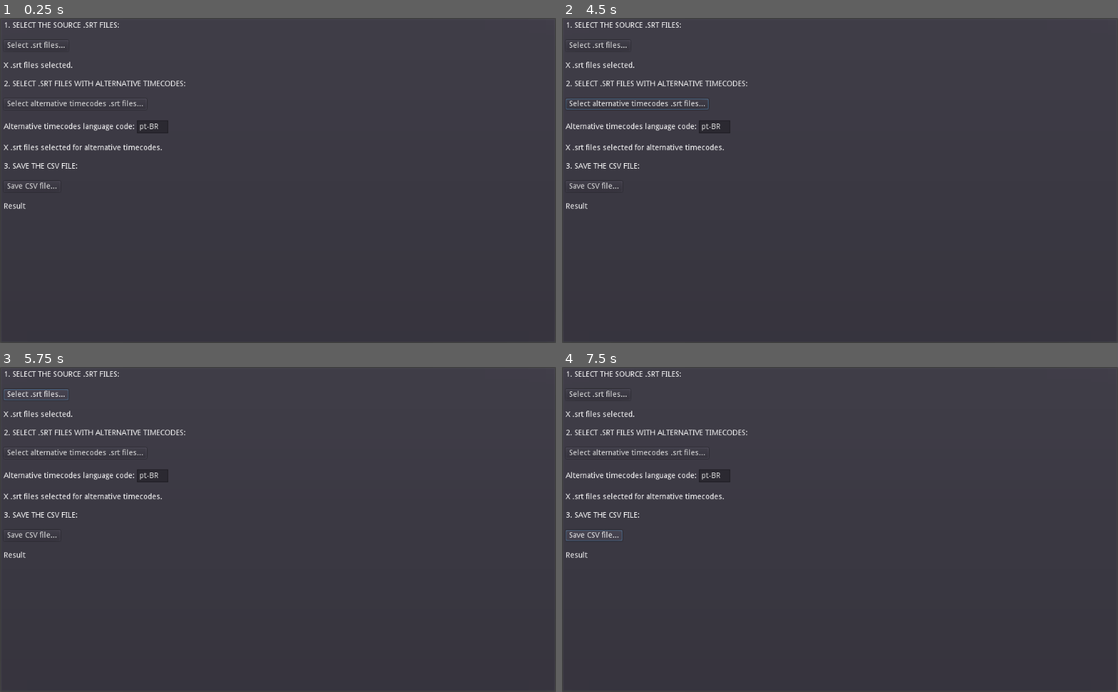
Above: before the commit, frames 1-4 (two rows, left to right).
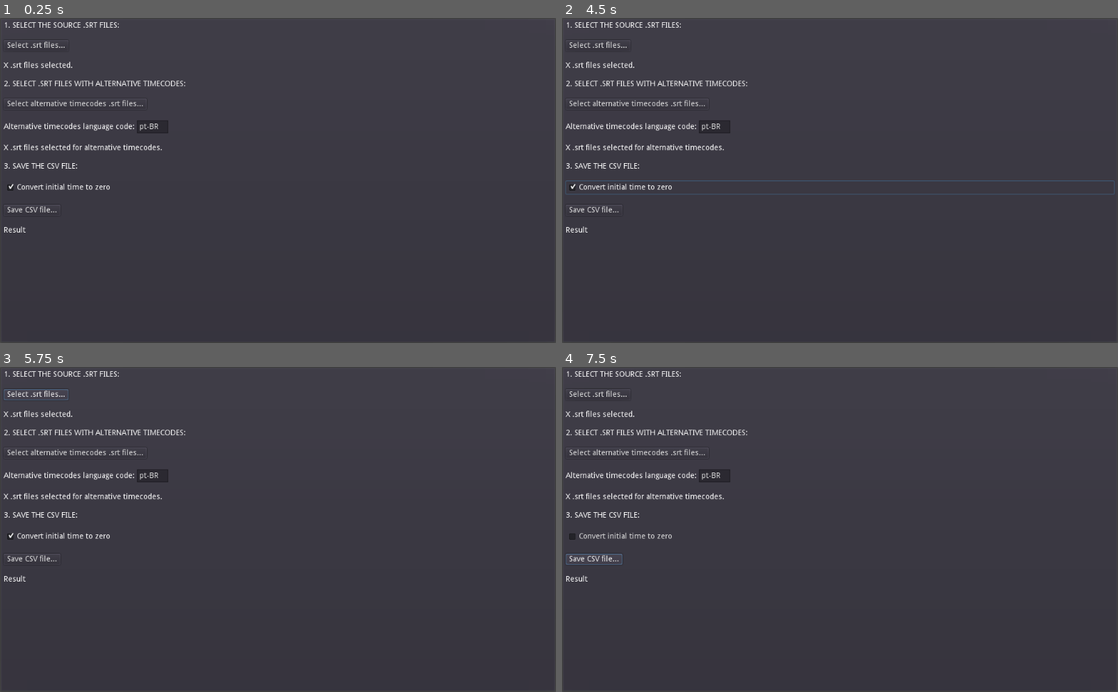
Above: after the commit, the same moments.

Repository: Loomiarts/SRT2CSV
Game: Godot game, scene res://view/main_view.tscn
Two runs of this game, one before a commit and one after it. Both use one fixed random seed, a clock stepped at 60 frames per second and the inputs below. Before the commit the project has no main scene; this scene is started directly in both runs.
Inputs (mouse positions are in pixels of both pictures, inside the frame that each line leads up to):
- Up to frame 1 (0.25 s): no input
- Up to frame 2 (4.5 s): click (840, 187) at 0.5 s, where only the run after the commit has a clickable "Convert initial time to zero"; click "Select .srt files..." at 1.25 s; click "Select alternative timecodes …" at 2 s; click "Select .srt files..." at 2.75 s; click "Select alternative timecodes …" at 3.5 s; click (840, 187) at 4.25 s, where only the run after the commit has a clickable "Convert initial time to zero"
- Up to frame 3 (5.75 s): click "Select .srt files..." at 5 s
- Up to frame 4 (7.5 s): click "Select alternative timecodes …" at 5.75 s; click (840, 536) at 6.5 s, where only the run after the commit has a clickable "Convert initial time to zero"; click "Save CSV file..." at 7.25 s

The runs differ from the first frame. In frame 1, 0.3% of the frame differs, in the area x 0-20%, y 50-67%; in frame 2, 0.9%, in the area x 0-100%, y 24-67%; in frame 3, 0.3%; in frame 4, 0.4%.

Commit message:
Creating the model for the subtitles.

Diff:
--- /dev/null
+++ b/model/s51_subtitle.gd
@@ -0,0 +1,28 @@
+# Model for a subtitle line using the Squad 51 internal format.
+class_name S51Subtitle
+extends Reference
+
+class Timecode:
+	var start = ""
+	var end = ""
+
+
+var timecode = Timecode.new()
+
+var alternative_timecodes_by_language_code = {}
+
+var text = ""
+
+
+func initialize_with_srt_subtitle(srt_subtitle: SRTSubtitle):
+	text = srt_subtitle.text
+	timecode.start = srt_subtitle.timecode_start
+	timecode.end = srt_subtitle.timecode_end
+	alternative_timecodes_by_language_code = {}
+
+
+func add_srt_subtitle_as_alternative_timecode(srt_subtitle: SRTSubtitle, language_code: String):
+	var alternative_timecode = Timecode.new()
+	alternative_timecode.start = srt_subtitle.timecode_start
+	alternative_timecode.end = srt_subtitle.timecode_end
+	alternative_timecodes_by_language_code[language_code] = alternative_timecode
--- /dev/null
+++ b/model/srt_subtitle.gd
@@ -0,0 +1,9 @@
+# Model for a subtitle line of a .srt file.
+class_name SRTSubtitle
+extends Reference
+
+var timecode_start = ""
+
+var timecode_end = ""
+
+var text = ""
--- a/project.godot
+++ b/project.godot
@@ -8,10 +8,61 @@
 
 config_version=4
 
+_global_script_classes=[ {
+"base": "Reference",
+"class": "MainViewModel",
+"language": "GDScript",
+"path": "res://view_model/main_view_model.gd"
+}, {
+"base": "Reference",
+"class": "S51Subtitle",
+"language": "GDScript",
+"path": "res://model/s51_subtitle.gd"
+}, {
+"base": "Reference",
+"class": "SRTSubtitle",
+"language": "GDScript",
+"path": "res://model/srt_subtitle.gd"
+}, {
+"base": "Reference",
+"class": "WAT",
+"language": "GDScript",
+"path": "res://addons/WAT/namespace.gd"
+}, {
+"base": "Node",
+"class": "WATTest",
+"language": "GDScript",
+"path": "res://addons/WAT/test/test.gd"
+} ]
+_global_script_class_icons={
+"MainViewModel": "",
+"S51Subtitle": "",
+"SRTSubtitle": "",
+"WAT": "",
+"WATTest": ""
+}
+
+[WAT]
+
+Test_Directory="res://test"
+Results_Directory="res://test/results"
+Test_Metadata_Directory="res://test/metadata"
+Tags=PoolStringArray(  )
+Cache_Tests=true
+Window_Size=Vector2( 1280, 720 )
+Minimize_Window_When_Running_Tests=false
+Port=6008
+Display=8
+
 [application]
 
 config/name="SRT2CSV"
+run/main_scene="res://view/main_view.tscn"
 config/icon="res://icon.png"
+
+[editor_plugins]
+
+enabled=PoolStringArray( "res://addons/WAT/plugin.cfg" )
 
 [physics]
 
--- /dev/null
+++ b/test/s51_subtitle_test.gd
@@ -0,0 +1,45 @@
+extends WAT.Test
+
+var subtitle: S51Subtitle
+
+
+func pre():
+	subtitle = S51Subtitle.new()
+
+
+func test_initialize_with_srt_subtitle():
+	# given:
+	var srt_subtitle = SRTSubtitle.new()
+	srt_subtitle.timecode_start = "00:01:15,123"
+	srt_subtitle.timecode_end = "00:02:15,123"
+	srt_subtitle.text = "Example text."
+
+	# when:
+	subtitle.initialize_with_srt_subtitle(srt_subtitle)
+
+	# then:
+	asserts.is_equal(subtitle.timecode.start, "00:01:15,123")
+	asserts.is_equal(subtitle.timecode.end, "00:02:15,123")
+	asserts.is_equal(subtitle.text, "Example text.")
+
+
+func test_add_srt_subtitle_as_alternative_timecode():
+	# given:
+	subtitle.timecode.start = "00:01:15,123"
+	subtitle.timecode.end = "00:02:15,123"
+	subtitle.text = "Example text."
+
+	var srt_subtitle = SRTSubtitle.new()
+	srt_subtitle.timecode_start = "00:01:16,123"
+	srt_subtitle.timecode_end = "00:02:17,123"
+
+	# when:
+	subtitle.add_srt_subtitle_as_alternative_timecode(srt_subtitle, "pt-BR")
+
+	# then:
+	asserts.is_equal(subtitle.timecode.start, "00:01:15,123")
+	asserts.is_equal(subtitle.timecode.end, "00:02:15,123")
+	asserts.is_equal(subtitle.text, "Example text.")
+	asserts.is_equal(subtitle.alternative_timecodes_by_language_code.size(), 1)
+	asserts.is_equal(subtitle.alternative_timecodes_by_language_code["pt-BR"].start, "00:01:16,123")
+	asserts.is_equal(subtitle.alternative_timecodes_by_language_code["pt-BR"].end, "00:02:17,123")
--- a/view/main_view.tscn
+++ b/view/main_view.tscn
@@ -84,15 +84,25 @@
 text = "3. Save the CSV file:"
 uppercase = true
 
+[node name="CheckBox" type="CheckBox" parent="PanelContainer/VBox"]
+margin_top = 294.0
+margin_right = 1010.0
+margin_bottom = 318.0
+pressed = true
+text = "Convert initial time to zero"
+__meta__ = {
+"_edit_use_anchors_": false
+}
+
 [node name="SaveButton" type="Button" parent="PanelContainer/VBox"]
-margin_top = 294.0
+margin_top = 338.0
 margin_right = 104.0
-margin_bottom = 314.0
+margin_bottom = 358.0
 size_flags_horizontal = 0
 text = "Save CSV file..."
 
 [node name="ResultLabel" type="Label" parent="PanelContainer/VBox"]
-margin_top = 334.0
+margin_top = 378.0
 margin_right = 1010.0
-margin_bottom = 348.0
+margin_bottom = 392.0
 text = "Result"
--- /dev/null
+++ b/view_model/main_view_model.gd
@@ -0,0 +1,13 @@
+class_name MainViewModel
+extends Reference
+
+var alternative_timecode_language_code = "pt-BR"
+
+var convert_initial_time_to_zero = true
+
+var srt_files_paths = []
+
+var alternative_timecode_srt_files_paths = []
+
+func save_csv(file_path):
+	pass
Not shown, added: addons/WAT/assertions/assertion.gd
Not shown, added: addons/WAT/assertions/assertions.gd
Not shown, added: addons/WAT/assertions/boolean.gd
Not shown, added: addons/WAT/assertions/collections.gd
Not shown, added: addons/WAT/assertions/double.gd
Not shown, added: addons/WAT/assertions/equality.gd
Not shown, added: addons/WAT/assertions/file.gd
Not shown, added: addons/WAT/assertions/folder.gd
Not shown, added: addons/WAT/assertions/is.gd
Not shown, added: addons/WAT/assertions/is_not.gd
Not shown, added: addons/WAT/assertions/null.gd
Not shown, added: addons/WAT/assertions/object.gd
(and 92 more such lines)
